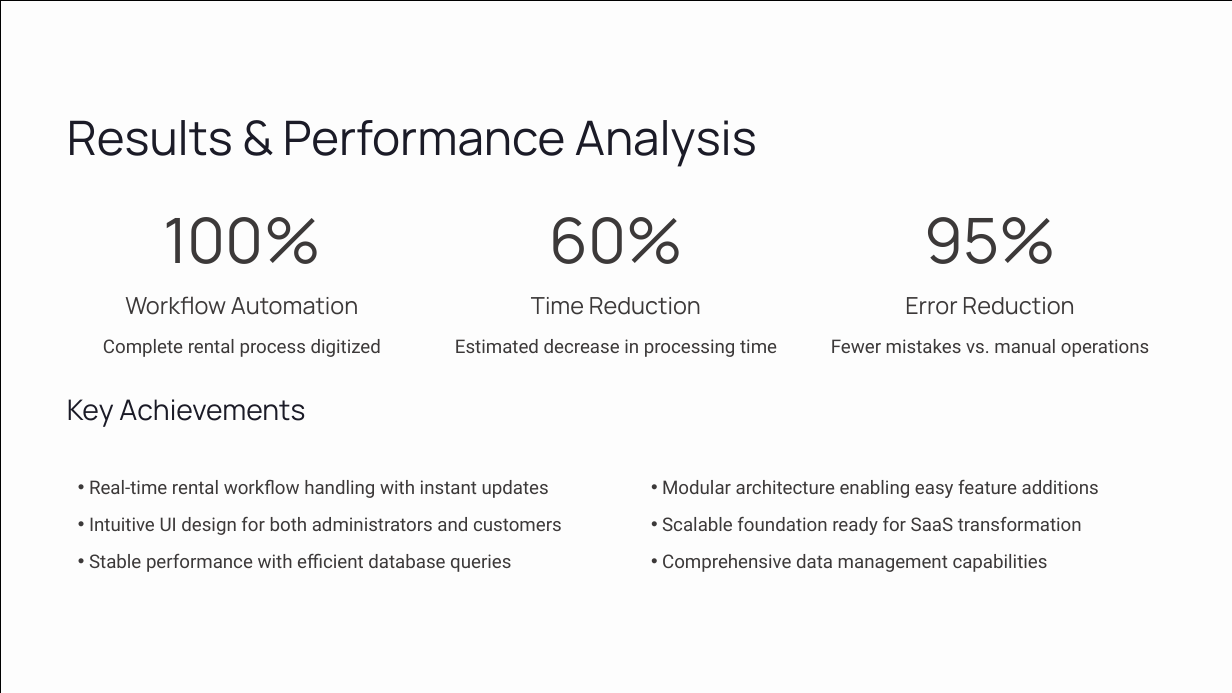
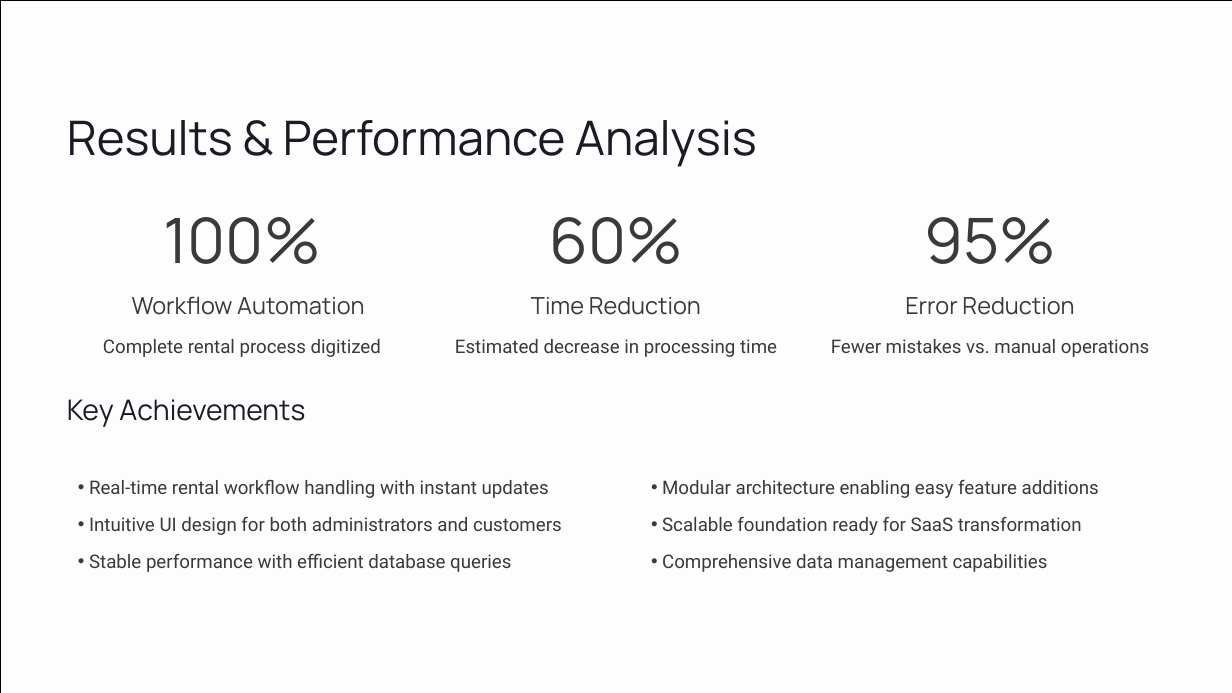
Before and after one commit to HemanthKumarMachani/CarRentalManagementSystem, a slide deck: slide 7 of CarRentalManagementSystemPresentation.pptx. Drawn at 1232x693 pixels with LibreOffice and Linux fonts; fonts in the diff are those of the drawing. Boxes give left, top, right and bottom in pixels: in the first picture for what was removed or moved away, otherwise in the second. Text is boxed around its words. In the diff, an @@ line names an element or a change of style, - is before the commit and + after.

Commit message:
presentation slides

```diff
--- a/CarRentalManagementSystemPresentation.pptx
+++ b/CarRentalManagementSystemPresentation.pptx
@@ text "Workflow Automation": place and size @@
-text "Workflow Automation" at (125,296,358,315)
+text "Workflow Automation" at (132,296,364,315)
```
Also in this commit, not shown: 6 other slides changed.
